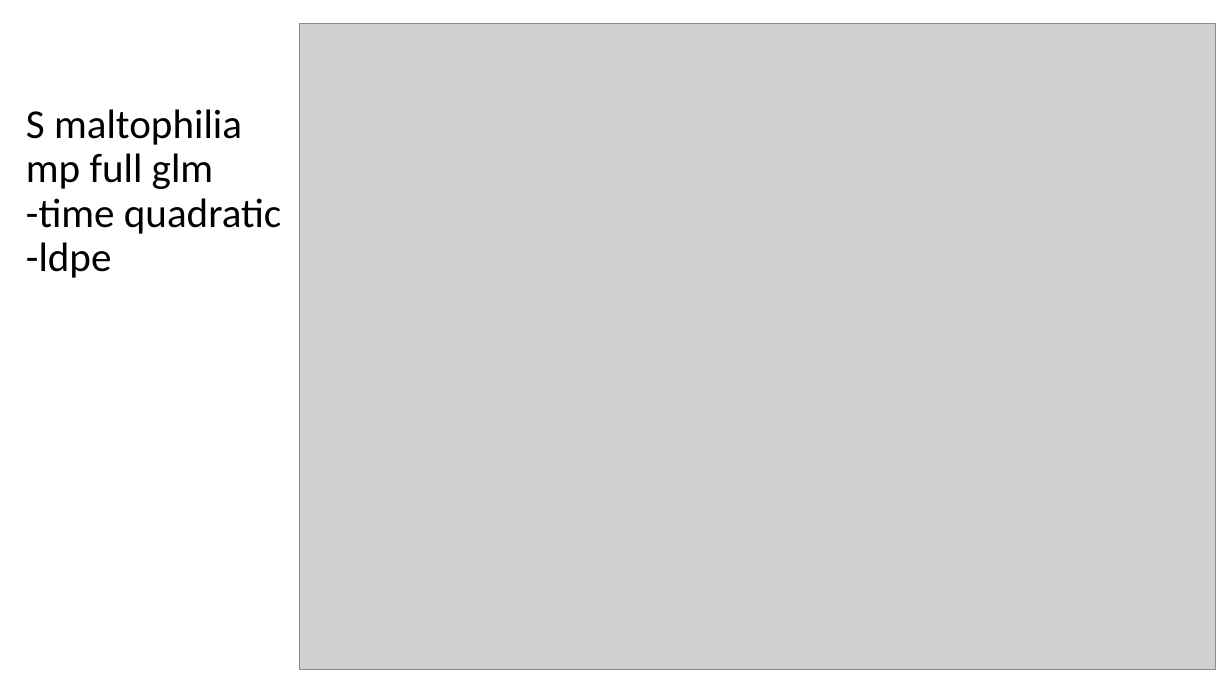
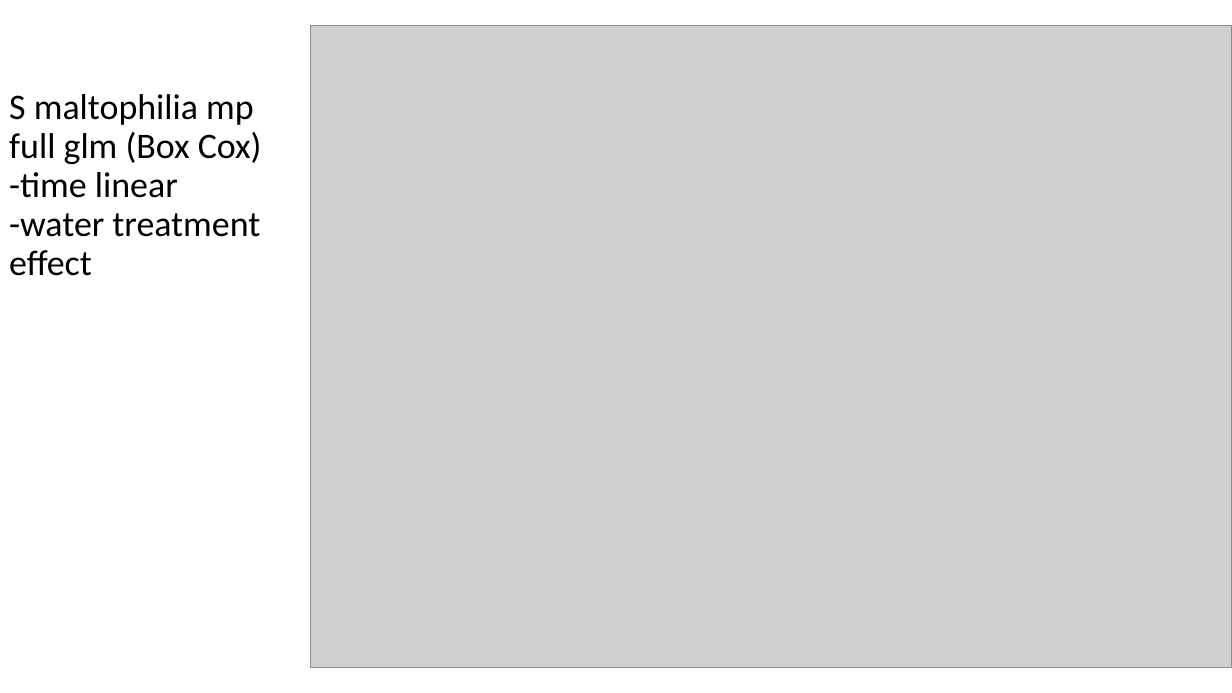
Before and after one commit to microbial-genomics/eytcheson_microplastics, a slide deck: slide 4 of pptx/glm_microplastics_water_v2.pptx (slide 3 before the commit). Drawn at 1232x693 pixels with LibreOffice and Linux fonts; fonts in the diff are those of the drawing; grey boxes stand for pictures. Boxes give left, top, right and bottom in pixels: in the first picture for what was removed or moved away, otherwise in the second. Text is boxed around its words. In the diff, an @@ line names an element or a change of style, - is before the commit and + after.

```diff
--- a/pptx/glm_microplastics_water_v2.pptx
+++ b/pptx/glm_microplastics_water_v2.pptx
@@ picture: place and size @@
-picture at (300,23,1216,669)
+picture at (311,25,1232,668)
@@ title at (9,94,262,276): text changed; size 32 to 28 pt @@
-S maltophilia mp full glm
--time quadratic
--ldpe
+S maltophilia mp full glm (Box Cox)
+-time linear
+-water treatment effect
```
Also in this commit, not shown: 3 other slides changed, 8 slides added, 1 other file.
